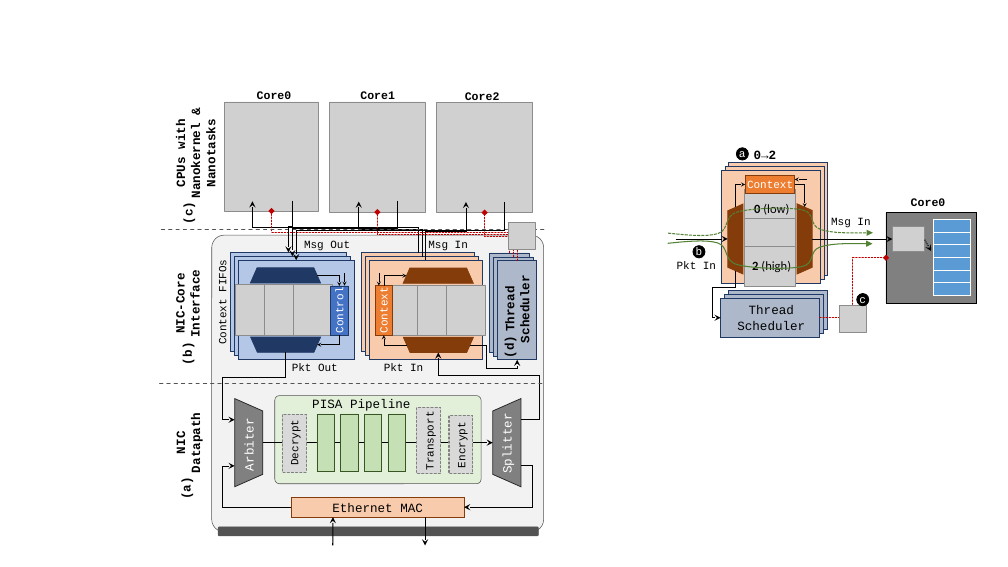
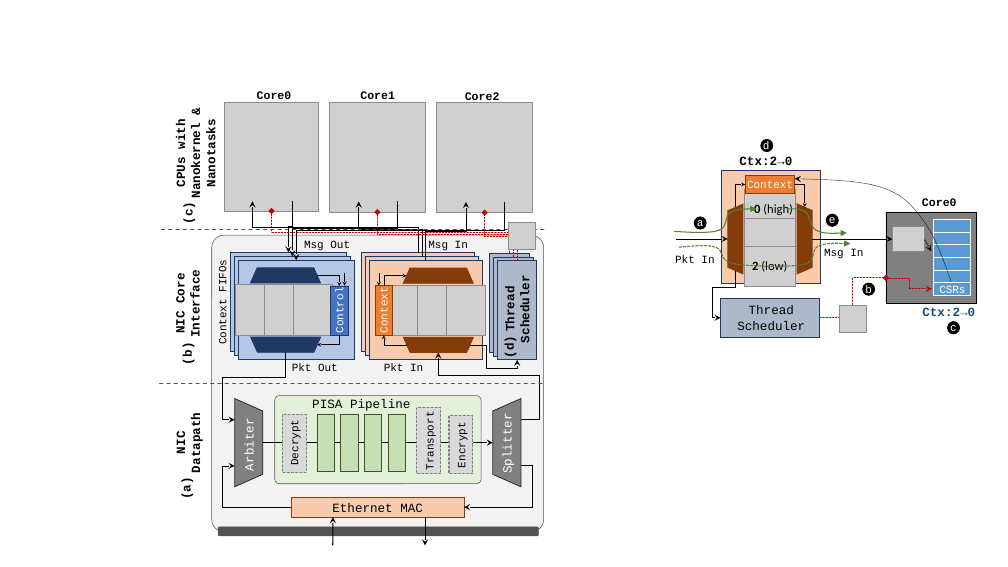
Before and after one commit to sibanez12/SIGCOMM-20-Nanoservices-Architecture, a slide deck: slide 12 of figures/source/figures.pptx. Drawn at 1008x567 pixels with LibreOffice and Linux fonts; fonts in the diff are those of the drawing; grey boxes stand for pictures. Boxes give left, top, right and bottom in pixels: in the first picture for what was removed or moved away, otherwise in the second. Text is boxed around its words. In the diff, an @@ line names an element or a change of style, - is before the commit and + after.

```diff
--- a/figures/source/figures.pptx
+++ b/figures/source/figures.pptx
@@ ellipse added at (x1=761, y1=139, x2=773, y2=151), fill #000000, outline #000000 0.75 pt @@
@@ text added at (x1=763, y1=141, x2=770, y2=152), 10.5 pt, text #FFFFFF @@
+d
@@ rectangle removed at (x1=725, y1=166, x2=824, y2=279) @@
@@ rectangle removed at (x1=729, y1=162, x2=828, y2=276) @@
@@ text at (x1=739, y1=156, x2=792, y2=165): text changed @@
-0→2
+Ctx:2→0
@@ elbow arrow removed from (808, 179) to (795, 179) @@
@@ freeform shape added at (x1=795, y1=178, x2=951, y2=281), outline #000000 0.5 pt dashed @@
@@ freeform shape resized from (x1=668, y1=241, x2=873, y2=268) to (x1=675, y1=209, x2=757, y2=232) @@
@@ text at (x1=754, y1=204, x2=793, y2=215): text changed @@
-0 (low)
+0 (high)
@@ freeform shape added at (x1=787, y1=209, x2=848, y2=233), outline #548235 1 pt @@
@@ text "Core0" moved from (x1=911, y1=198, x2=946, y2=206) to (x1=922, y1=198, x2=957, y2=206) @@
@@ text "a" moved from (x1=739, y1=151, x2=746, y2=160) to (x1=697, y1=220, x2=704, y2=230) @@
@@ ellipse moved from (x1=693, y1=246, x2=706, y2=258) to (x1=694, y1=217, x2=706, y2=229) @@
@@ ellipse moved from (x1=737, y1=147, x2=749, y2=160) to (x1=827, y1=214, x2=839, y2=226) @@
@@ text added at (x1=829, y1=217, x2=836, y2=223), 10.5 pt, text #FFFFFF @@
+e
@@ text "Pkt In" moved from (x1=677, y1=261, x2=716, y2=269) to (x1=675, y1=256, x2=714, y2=263) @@
@@ freeform shape resized from (x1=668, y1=208, x2=873, y2=235) to (x1=679, y1=243, x2=851, y2=266) @@
@@ text at (x1=752, y1=261, x2=787, y2=272): text changed @@
-2 (high)
+2 (low)
@@ text "Msg In" moved from (x1=831, y1=217, x2=870, y2=228) to (x1=824, y1=248, x2=863, y2=259) @@
@@ text at (x1=174, y1=276, x2=188, y2=333): text changed @@
-NIC-Core
+NIC Core
@@ rectangle removed at (x1=725, y1=295, x2=824, y2=334) @@
@@ rectangle removed at (x1=729, y1=291, x2=828, y2=330) @@
@@ elbow arrow moved from (820, 318) - (886, 258) to (820, 318) - (886, 278) @@
@@ text "b" moved from (x1=696, y1=247, x2=703, y2=258) to (x1=865, y1=286, x2=872, y2=297) @@
@@ ellipse moved from (x1=857, y1=293, x2=869, y2=306) to (x1=863, y1=283, x2=875, y2=295) @@
@@ elbow arrow added from (886, 278) to (932, 289), #C00000 0.75 pt dashed @@
@@ text added at (x1=939, y1=285, x2=965, y2=296), 10.5 pt, text #FFFFFF @@
+CSRs
@@ text added at (x1=922, y1=307, x2=975, y2=316), 12 pt, text #1F4E79, bold @@
+Ctx:2→0
@@ text "c" moved from (x1=859, y1=297, x2=866, y2=306) to (x1=950, y1=325, x2=957, y2=334) @@
@@ ellipse added at (x1=948, y1=321, x2=960, y2=333), fill #000000, outline #000000 0.75 pt @@
```
Also in this commit, not shown: 1 other slide changed, 2 slides added, 23 other files.
